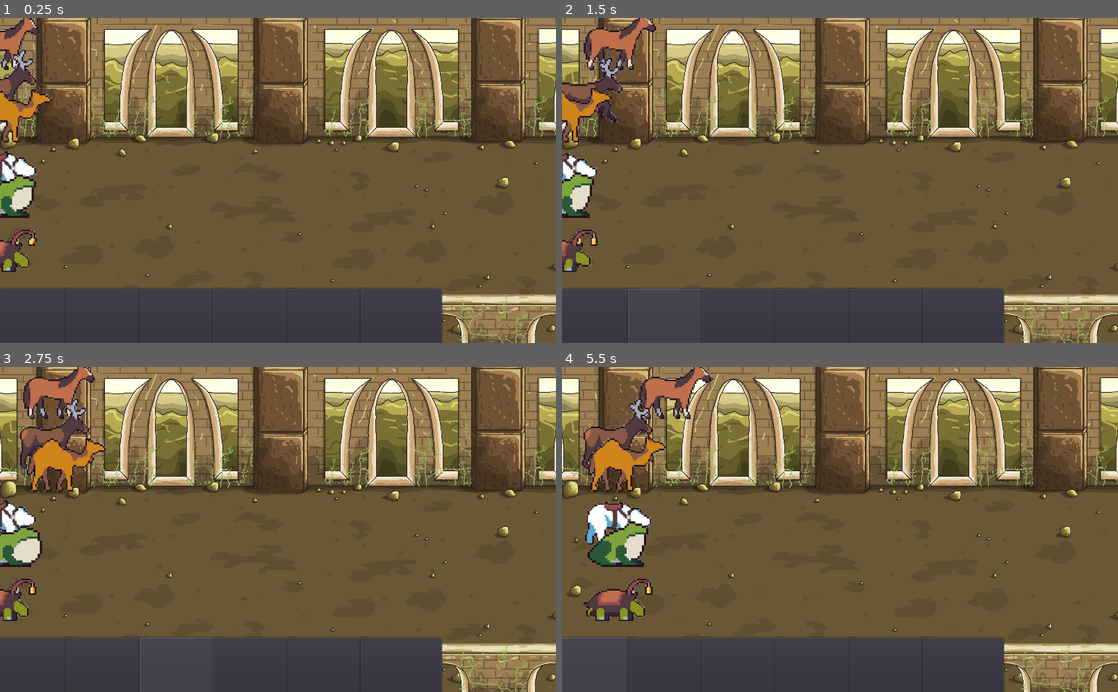
Above: before the commit, frames 1-4 (two rows, left to right).
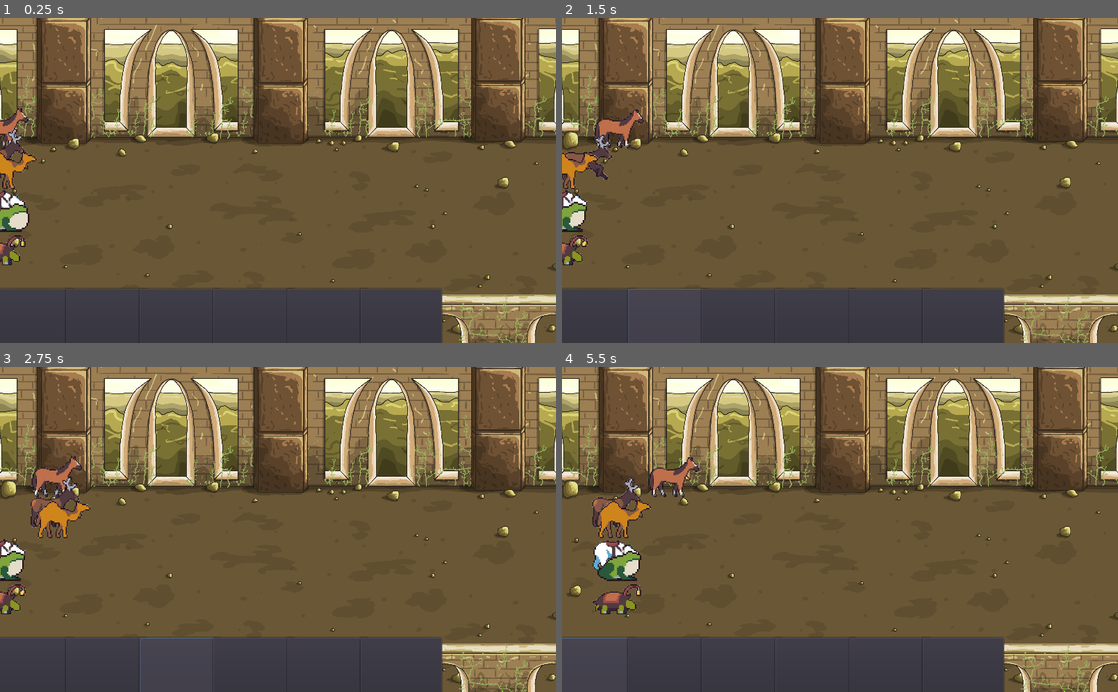
Above: after the commit, the same moments.

Repository: jandarm/Animal_race
Game: Godot game, scene res://Scenes/Main_scene.tscn
Same seed, same stepped clock (60 frames per second), same inputs: the game is played once before the commit and once after it.
Inputs (mouse positions are in pixels of both pictures, inside the frame that each line leads up to):
- Up to frame 1 (0.25 s): no input
- Up to frame 2 (1.5 s): click (595, 320) at 0.52 s; click (667, 320) at 1.27 s
- Up to frame 3 (2.75 s): click (177, 669) at 2.02 s
- Up to frame 4 (5.5 s): click (817, 669) at 2.77 s; click (890, 669) at 3.52 s; click (962, 669) at 4.27 s; click (595, 669) at 5.02 s

The runs differ from the first frame. In frame 1, 3.6% of the frame differs, in the area x 0-10%, y 0-79%; in frame 2, 4.5%; in frame 3, 5.8%; in frame 4, 6.7%, in the area x 3-27%, y 0-79%.

Commit message:
Начало меню

Diff:
--- a/Assets/HUD/dumb_atlas.tres
+++ /dev/null
@@ -1,3 +0,0 @@
-[gd_resource type="AtlasTexture" format=2]
-
-[resource]
--- a/Scenes/Animal_scene.tscn
+++ b/Scenes/Animal_scene.tscn
@@ -5,25 +5,25 @@
 
 [sub_resource type="Animation" id=1]
 resource_name = "Idle"
-length = 0.87
+length = 1.192
 loop = true
 tracks/0/type = "value"
-tracks/0/path = NodePath("Animal_sprite:frame")
+tracks/0/path = NodePath(".:frame")
 tracks/0/interp = 1
 tracks/0/loop_wrap = true
 tracks/0/imported = false
 tracks/0/enabled = true
 tracks/0/keys = {
-"times": PoolRealArray( 0, 0.2, 0.4, 0.6 ),
+"times": PoolRealArray( 0, 0.3, 0.6, 0.9 ),
 "transitions": PoolRealArray( 1, 1, 1, 1 ),
-"update": 0,
+"update": 1,
 "values": [ 0, 1, 2, 3 ]
 }
 
 [sub_resource type="Animation" id=2]
 length = 0.001
 tracks/0/type = "value"
-tracks/0/path = NodePath("Animal_sprite:frame")
+tracks/0/path = NodePath(".:frame")
 tracks/0/interp = 1
 tracks/0/loop_wrap = true
 tracks/0/imported = false
@@ -32,15 +32,15 @@
 "times": PoolRealArray( 0 ),
 "transitions": PoolRealArray( 1 ),
 "update": 0,
-"values": [ 1 ]
+"values": [ 0 ]
 }
 
 [sub_resource type="Animation" id=3]
 resource_name = "Run"
-length = 0.625
+length = 0.582
 loop = true
 tracks/0/type = "value"
-tracks/0/path = NodePath("Animal_sprite:frame")
+tracks/0/path = NodePath(".:frame")
 tracks/0/interp = 1
 tracks/0/loop_wrap = true
 tracks/0/imported = false
@@ -52,14 +52,11 @@
 "values": [ 6, 7, 8, 9, 10, 11 ]
 }
 
-[node name="Animal" type="Node2D"]
-script = ExtResource( 1 )
-
-[node name="Animal_sprite" type="Sprite" parent="."]
+[node name="Animal_sprite" type="Sprite"]
 texture = ExtResource( 2 )
 hframes = 6
 vframes = 2
-frame = 1
+script = ExtResource( 1 )
 
 [node name="AnimationPlayer" type="AnimationPlayer" parent="."]
 autoplay = "Idle"
--- a/Scenes/Menu_scene.tscn
+++ b/Scenes/Menu_scene.tscn
@@ -1,5 +1,50 @@
 [gd_scene format=2]
 
-[node name="Control" type="Control"]
+[node name="GridContainer" type="GridContainer"]
 anchor_right = 1.0
 anchor_bottom = 1.0
+grow_horizontal = 2
+grow_vertical = 2
+size_flags_horizontal = 3
+size_flags_vertical = 3
+columns = 3
+
+[node name="btn_settings" type="Button" parent="."]
+margin_right = 338.0
+margin_bottom = 600.0
+focus_mode = 0
+mouse_default_cursor_shape = 2
+size_flags_horizontal = 3
+size_flags_vertical = 3
+shortcut_in_tooltip = false
+enabled_focus_mode = 0
+text = "Settings"
+expand_icon = true
+
+[node name="btn_play" type="Button" parent="."]
+margin_left = 342.0
+margin_right = 680.0
+margin_bottom = 600.0
+focus_mode = 0
+mouse_default_cursor_shape = 2
+size_flags_horizontal = 3
+size_flags_vertical = 3
+shortcut_in_tooltip = false
+enabled_focus_mode = 0
+text = "Play"
+flat = true
+expand_icon = true
+
+[node name="btn_back" type="Button" parent="."]
+margin_left = 684.0
+margin_right = 1022.0
+margin_bottom = 600.0
+focus_mode = 0
+mouse_default_cursor_shape = 2
+size_flags_horizontal = 3
+size_flags_vertical = 3
+shortcut_in_tooltip = false
+enabled_focus_mode = 0
+text = "Exit"
+flat = true
+expand_icon = true
--- a/Scripts/animal_controller.gd
+++ b/Scripts/animal_controller.gd
@@ -9,7 +9,7 @@
 var target = 0
 
 func _ready():
-	movement_body = get_node("Animal_sprite")
+	movement_body = get_node(".")
 	animation_player = get_node("AnimationPlayer")
 	pass # Replace with function body.
 
@@ -31,4 +31,4 @@
 	animation_player.play("Idle")
 
 func change_sprite(path: Resource):
-	get_node("Animal_sprite").set_texture(path)
+	get_node(".").set_texture(path)
--- a/Scripts/race_generator.gd
+++ b/Scripts/race_generator.gd
@@ -24,13 +24,14 @@
 	var window = OS.window_size
 
 	var x_spacing = (window.x - zoo.size() * 150)/(zoo.size()+1)
-	var y_spacing = ((window.y - 50) - zoo.size() * 5)/(zoo.size()+1)
+	var y_spacing = (window.y - zoo.size() * 6)/(zoo.size()+1)
 	var i = 0
 	var scaling = 1
 
 	for animal in zoo:
 		var new_button_x = scaling * x_spacing + 150 * (scaling - 1)
-		var new_animal_y = y_spacing + 70 * (scaling - 1)
+#		+ после y_spacing отвечает за плотность распределения
+		var new_animal_y = y_spacing + 40 * (scaling - 1)
 
 		var button = Button.new()
 		button.set_position(Vector2(new_button_x,500))
@@ -38,8 +39,11 @@
 		add_child(button)
 
 		var racer = animal_scene.instance()
+		racer.scale.x = 0.7
+		racer.scale.y = 0.7
 		racer.change_sprite(zoo[i])
-		racer.set_position(Vector2(0, new_animal_y))
+#		+150 отвечает за отступ "стаи" от верхнего края экрана
+		racer.set_position(Vector2(0, new_animal_y + 150))
 		add_child(racer)
 
 
Binary file added: Assets/HUD/Кнопки.png
